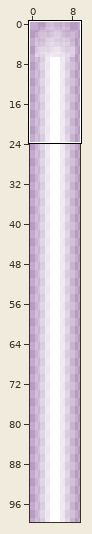
Edited in one commit: pixel-art file (assets/light_beam.aseprite). Above: a wide view before the commit, with the close-up outlined.
Close-up. First the earlier version:
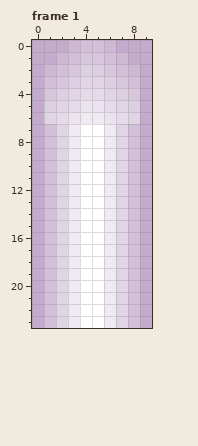
10x100 pixels, 1 frame. Pixels under 10% opacity are left out. Colours within 5 levels of each other are drawn and written as one. Shown: frame 1: x 0..9, y 0..23. The commit also changed other frames or places, which this record leaves out.
After the commit:
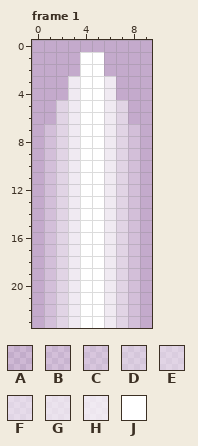
Palette (. is transparent): A #ffffff2a  B #ffffff3f  C #ffffff55  D #ffffff6e  E #ffffff7f  F #ffffff94  G #ffffffaa  H #ffffffbf  J #ffffff
Changes in this commit:
--- frame 1
@@ x 0..9 @@
- 0 ...ABBA...
- 1 ..ABCCBA..
- 2 .ABCDDCBA.
- 3 .BCDEEDCB.
- 4 .CDEFFEDC.
- 5 .DEFGGFED.
- 6 .EFGHHGFE.
+ 0 ..........
+ 1 ....JJ....
+ 2 ....JJ....
+ 3 ...HJJH...
+ 4 ...HJJH...
+ 5 ..EHJJHE..
+ 6 ..EHJJHE..
  7 .BEHJJHEB.
Changed places in both close-ups, as pixel boxes (x1, y1, x2, y2):
changed: (44, 40, 140, 124)
